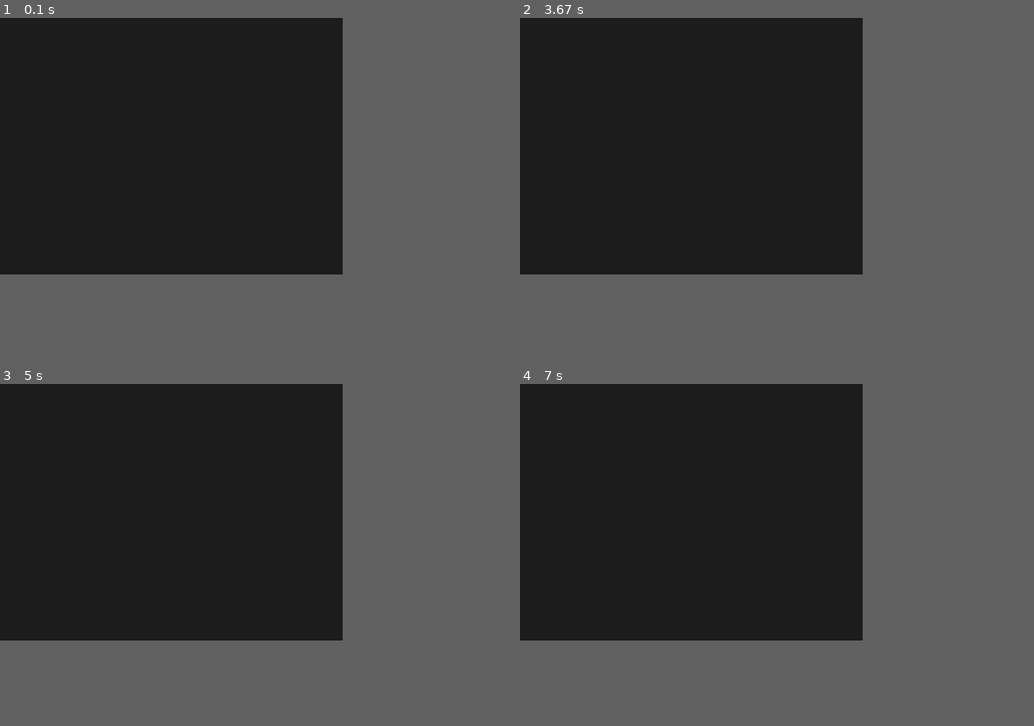
Above: before the commit, frames 1-4 (two rows, left to right).
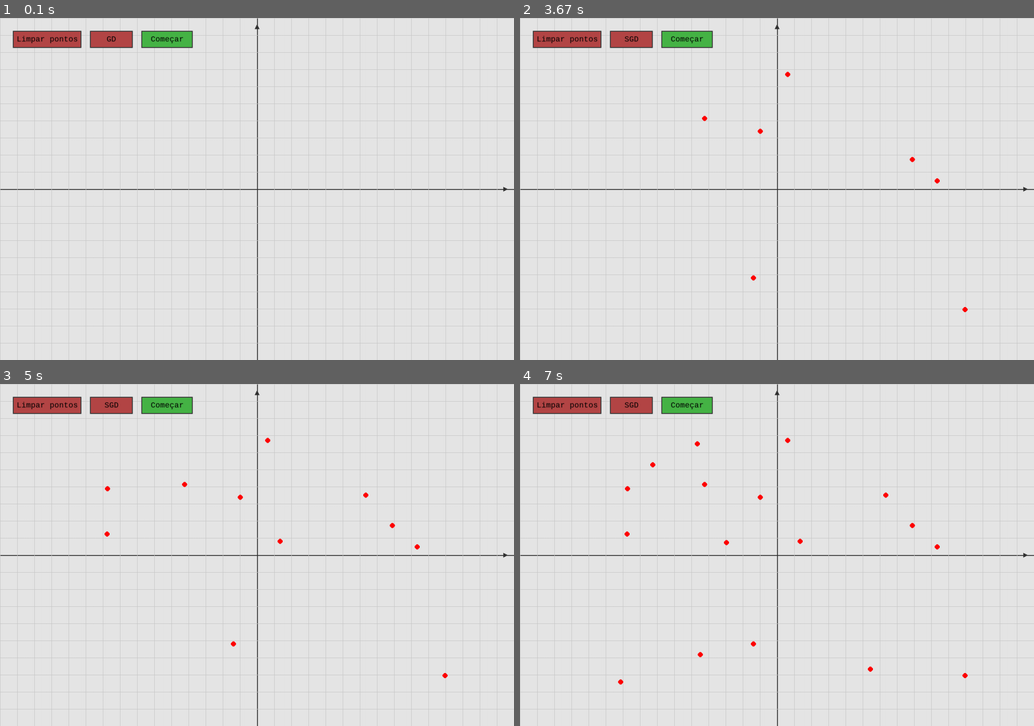
Above: after the commit, the same moments.

Repository: miguel-filippo/Pygame-SGD
Game: pygame game, started from main.py
Same seed, same stepped clock (60 frames per second), same inputs: the game is played once before the commit and once after it.
Inputs (mouse positions are in pixels of both pictures, inside the frame that each line leads up to):
- Up to frame 1 (0.1 s): no input
- Up to frame 2 (3.67 s): click (777, 189) at 0.38 s; click (566, 38) at 0.72 s, where only the run after the commit has a clickable "Limpar pontos"; click (633, 38) at 1.05 s, where only the run after the commit has a clickable "GD"; click (967, 308) at 1.38 s; click (787, 72) at 1.72 s; click (751, 277) at 2.05 s; click (761, 130) at 2.38 s; click (705, 117) at 2.72 s; click (910, 158) at 3.05 s; click (936, 182) at 3.38 s
- Up to frame 3 (5 s): click (364, 493) at 3.72 s; click (107, 486) at 4.05 s; click (277, 541) at 4.38 s; click (107, 534) at 4.72 s
- Up to frame 4 (7 s): click (699, 654) at 5.05 s; click (622, 681) at 5.38 s; click (694, 445) at 5.72 s; click (725, 541) at 6.05 s; click (653, 466) at 6.38 s; click (869, 667) at 6.72 s
In our replay, the window is 600x450 before the commit and 900x600 after it. These sizes can differ from the game's own. Grey fills any space a smaller window leaves; there, only what the larger window draws over its background counts as a difference.

The runs differ from the first frame. In frame 1, 50% of the frame differs, in the area x 0-100%, y 0-100%; in frame 2, 50%; in frame 3, 50%; in frame 4, 50%.

Commit message:
feat: finished v0

Diff:
--- a/main.py
+++ b/main.py
@@ -1,38 +1,185 @@
 import pygame
 import sys
+from objects import Button, RegressionLine
 
 # Initialize pygame and create the main window
-def init_pygame(width=800, height=600):
+def init_pygame(width=1200, height=800):
     pygame.init()
     screen = pygame.display.set_mode((width, height))
     pygame.display.set_caption("Basic Pygame Setup")
     return screen
 
+# Lista global para armazenar os pontos clicados (pygame)
+clicked_points_pygame = []
+# Lista global para armazenar os pontos em coordenadas cartesianas
+clicked_points_cartesian = []
+
+# Inicializa fonte e botões (serão inicializados em main)
+button_clear = None
+button_method = None
+button_start = None
+button_font = None
+# Método atual de regressão
+current_method = "GD"
+regression_line = None
+regression_active = False
+
 # Handle all events (like quitting the game)
 def handle_events():
+    global clicked_points_pygame, clicked_points_cartesian, current_method, regression_line, regression_active
     for event in pygame.event.get():
         if event.type == pygame.QUIT:
             pygame.quit()
             sys.exit()
+        elif event.type == pygame.MOUSEBUTTONDOWN:
+            if button_clear and button_clear.verify_click(event):
+                clicked_points_pygame.clear()
+                clicked_points_cartesian.clear()
+                regression_line = None
+                regression_active = False
+            elif button_method and button_method.verify_click(event):
+                # Alterna o método e atualiza o texto do botão
+                current_method = "SGD" if current_method == "GD" else "GD"
+                button_method.text = current_method
+            elif button_start and button_start.verify_click(event):
+                if clicked_points_cartesian:
+                    regression_line = RegressionLine()  # Usa o learning rate padrão já ajustado
+                    regression_active = True
+            else:
+                pos = event.pos
+                clicked_points_pygame.append(pos)
+                # Converte para cartesian usando a tela atual
+                cart_pos = pygame_to_cartesian(pos, pygame.display.get_surface())
+                clicked_points_cartesian.append(cart_pos)
 
 # Update game state (placeholder for future logic)
 def update():
-    pass
+    global regression_line, regression_active
+    if regression_active and regression_line and clicked_points_cartesian:
+        regression_line.update(clicked_points_cartesian, method=current_method)
+
+# Draw X and Y axes
+def draw_axes(screen):
+    width, height = screen.get_size()
+    center_x = width // 2
+    center_y = height // 2
+
+    # Colors
+    axis_color = (50, 50, 50)  # Dark gray for axes
+    grid_color = (200, 200, 200)  # Light gray for grid lines
+
+    # Draw main axes
+    # X-axis (horizontal line through center)
+    pygame.draw.line(screen, axis_color, (0, center_y), (width, center_y), 2)
+    # Y-axis (vertical line through center)
+    pygame.draw.line(screen, axis_color, (center_x, 0), (center_x, height), 2)
+
+    # Draw grid lines
+    grid_spacing = 40
+
+    # Vertical grid lines
+    for x in range(0, width, grid_spacing):
+        if x != center_x:  # Don't draw over the main Y-axis
+            pygame.draw.line(screen, grid_color, (x, 0), (x, height), 1)
+
+    # Horizontal grid lines
+    for y in range(0, height, grid_spacing):
+        if y != center_y:  # Don't draw over the main X-axis
+            pygame.draw.line(screen, grid_color, (0, y), (width, y), 1)
+
+    # Draw axis arrows
+    arrow_size = 10
+
+    # X-axis arrow (pointing right)
+    pygame.draw.polygon(screen, axis_color, [
+        (width - 15, center_y),
+        (width - 15 - arrow_size, center_y - arrow_size//2),
+        (width - 15 - arrow_size, center_y + arrow_size//2)
+    ])
+
+    # Y-axis arrow (pointing up)
+    pygame.draw.polygon(screen, axis_color, [
+        (center_x, 15),
+        (center_x - arrow_size//2, 15 + arrow_size),
+        (center_x + arrow_size//2, 15 + arrow_size)
+    ])
+
+# Função para converter coordenadas do sistema Pygame para o sistema cartesiano
+# (origem no centro, eixo Y para cima)
+def pygame_to_cartesian(pos, screen):
+    width, height = screen.get_size()
+    x_pg, y_pg = pos
+    x_cart = x_pg - width // 2
+    y_cart = (height // 2) - y_pg
+    return (x_cart, y_cart)
+
+# Função para converter coordenadas do sistema cartesiano para o sistema Pygame
+# (origem no centro, eixo Y para cima)
+def cartesian_to_pygame(pos, screen):
+    width, height = screen.get_size()
+    x_cart, y_cart = pos
+    x_pg = x_cart + width // 2
+    y_pg = (height // 2) - y_cart
+    return (x_pg, y_pg)
 
 # Draw everything on the screen
 def draw(screen):
-    screen.fill((30, 30, 30))  # Fill the screen with a dark color
+    screen.fill((230, 230, 230))  # Fill the screen with a light gray color
+    draw_axes(screen)  # Draw the X and Y axes
+    for point in clicked_points_pygame:
+        pygame.draw.circle(screen, (255, 0, 0), point, 6)
+    if regression_line:
+        # Use os coeficientes desnormalizados se existirem
+        m = getattr(regression_line, 'm_real', regression_line.m)
+        b = getattr(regression_line, 'b_real', regression_line.b)
+        width, height = screen.get_size()
+        x_left = -width // 2
+        x_right = width // 2
+        y_top = height // 2
+        y_bottom = -height // 2
+        points = []
+        y_at_left = m * x_left + b
+        y_at_right = m * x_right + b
+        if y_bottom <= y_at_left <= y_top:
+            points.append(cartesian_to_pygame((x_left, y_at_left), screen))
+        if y_bottom <= y_at_right <= y_top:
+            points.append(cartesian_to_pygame((x_right, y_at_right), screen))
+        if m != 0:
+            x_at_top = (y_top - b) / m
+            x_at_bottom = (y_bottom - b) / m
+            if x_left <= x_at_top <= x_right:
+                points.append(cartesian_to_pygame((x_at_top, y_top), screen))
+            if x_left <= x_at_bottom <= x_right:
+                points.append(cartesian_to_pygame((x_at_bottom, y_bottom), screen))
+        if len(points) >= 2:
+            pygame.draw.line(screen, (0, 0, 255), points[0], points[1], 3)
+        else:
+            pass  # Menos de 2 pontos visíveis para desenhar a linha.
+    # Desenha os botões
+    if button_clear:
+        button_clear.update()
+        button_clear.draw(screen)
+    if button_method:
+        button_method.update()
+        button_method.draw(screen)
+    if button_start:
+        button_start.update()
+        button_start.draw(screen)
     pygame.display.flip()      # Update the display
 
 # Main game loop
 def main():
+    global button_clear, button_method, button_start, button_font
     screen = init_pygame()
     clock = pygame.time.Clock()
+    button_font = pygame.font.SysFont("Consolas", 20)
+    button_clear = Button(rect=(30, 30, 160, 40), text="Limpar pontos", font=button_font)
+    button_method = Button(rect=(210, 30, 100, 40), text="GD", font=button_font)
+    button_start = Button(rect=(330, 30, 120, 40), text="Começar", font=button_font, bg_color=(70, 180, 70))
     while True:
         handle_events()    # Check for quit or other events
         update()           # Update game state
         draw(screen)       # Draw everything
-        clock.tick(60)     # Limit to 60 FPS
 
 if __name__ == "__main__":
     main()
--- a/objects.py
+++ b/objects.py
@@ -0,0 +1,91 @@
+import pygame
+import random
+
+class Button:
+    def __init__(self, rect, text, font, bg_color=(180, 70, 70), text_color=(0, 0, 0), border_color=(50, 50, 50), border_width=2):
+        self.rect = pygame.Rect(rect)  # (x, y, w, h)
+        self.text = text
+        self.font = font
+        self.bg_color = bg_color
+        self.text_color = text_color
+        self.border_color = border_color
+        self.border_width = border_width
+        self.hovered = False
+        self.clicked = False
+
+    def draw(self, screen):
+        # Muda cor se estiver com mouse em cima
+        color = tuple(min(255, c+30) for c in self.bg_color) if self.hovered else self.bg_color
+        pygame.draw.rect(screen, color, self.rect)
+        pygame.draw.rect(screen, self.border_color, self.rect, self.border_width)
+        # Renderiza texto centralizado
+        text_surf = self.font.render(self.text, True, self.text_color)
+        text_rect = text_surf.get_rect(center=self.rect.center)
+        screen.blit(text_surf, text_rect)
+
+    def verify_click(self, event):
+        if event.type == pygame.MOUSEBUTTONDOWN and event.button == 1:
+            if self.rect.collidepoint(event.pos):
+                self.clicked = True
+                return True
+        return False
+
+    def update(self):
+        # Atualiza estado de hover
+        mouse_pos = pygame.mouse.get_pos()
+        self.hovered = self.rect.collidepoint(mouse_pos)
+
+    def reset(self):
+        self.clicked = False
+
+class RegressionLine:
+    def __init__(self, m=0.0, b=0.0, learning_rate=1e-2):
+        self.m = m  # coeficiente angular
+        self.b = b  # coeficiente linear
+        self.learning_rate = learning_rate
+
+    def get_coefficients(self):
+        """Retorna (m, b)"""
+        return self.m, self.b
+
+    def update(self, points, method="GD"):
+        """
+        Atualiza m e b usando um passo de gradiente descendente.
+        points: lista de tuplas (x, y) em coordenadas cartesianas
+        method: "GD" (batch) ou "SGD" (estocástico)
+        """
+        if not points:
+            return
+        # Normalização dos dados para [-1, 1]
+        X = [p[0] for p in points]
+        y = [p[1] for p in points]
+        max_x = max(abs(x) for x in X) if X else 1
+        max_y = max(abs(val) for val in y) if y else 1
+        X_norm = [x / max_x for x in X]
+        y_norm = [val / max_y for val in y]
+        n = len(points)
+        if method == "GD":
+            # Batch Gradient Descent
+            Y_pred = [self.m * xi + self.b for xi in X_norm]
+            derivadam = (-2/n) * sum(xi * (yi - ypi) for xi, yi, ypi in zip(X_norm, y_norm, Y_pred))
+            derivadab = (-2/n) * sum(yi - ypi for yi, ypi in zip(y_norm, Y_pred))
+            self.m -= self.learning_rate * derivadam
+            self.b -= self.learning_rate * derivadab
+        elif method == "SGD":
+            # Stochastic Gradient Descent (um ponto aleatório)
+            idx = random.randint(0, n-1)
+            xi, yi = X_norm[idx], y_norm[idx]
+            Y_pred_i = self.m * xi + self.b
+            derivadam = -2 * xi * (yi - Y_pred_i)
+            derivadab = -2 * (yi - Y_pred_i)
+            self.m -= self.learning_rate * derivadam
+            self.b -= self.learning_rate * derivadab
+        else:
+            raise ValueError("Método deve ser 'GD' ou 'SGD'")
+        # Calcular e printar o MSE
+        Y_pred_all = [self.m * xi + self.b for xi in X_norm]
+        mse = sum((yi - ypi) ** 2 for yi, ypi in zip(y_norm, Y_pred_all)) / n
+        print(f"MSE: {mse}")
+        # Desnormalizar coeficientes para uso na tela
+        self.m_real = self.m * (max_y / max_x)
+        self.b_real = self.b * max_y
Empty file removed: gradient_descent.py
